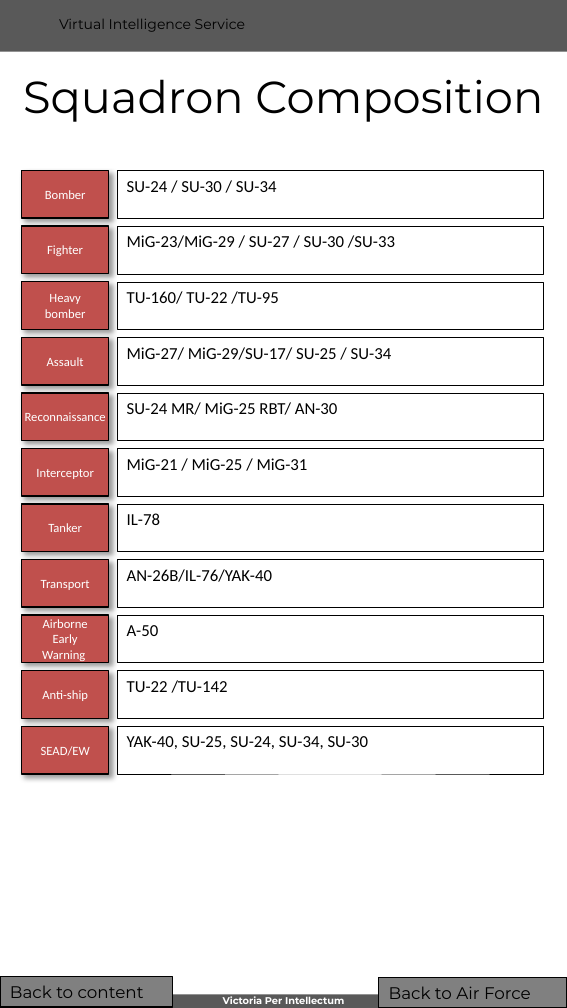
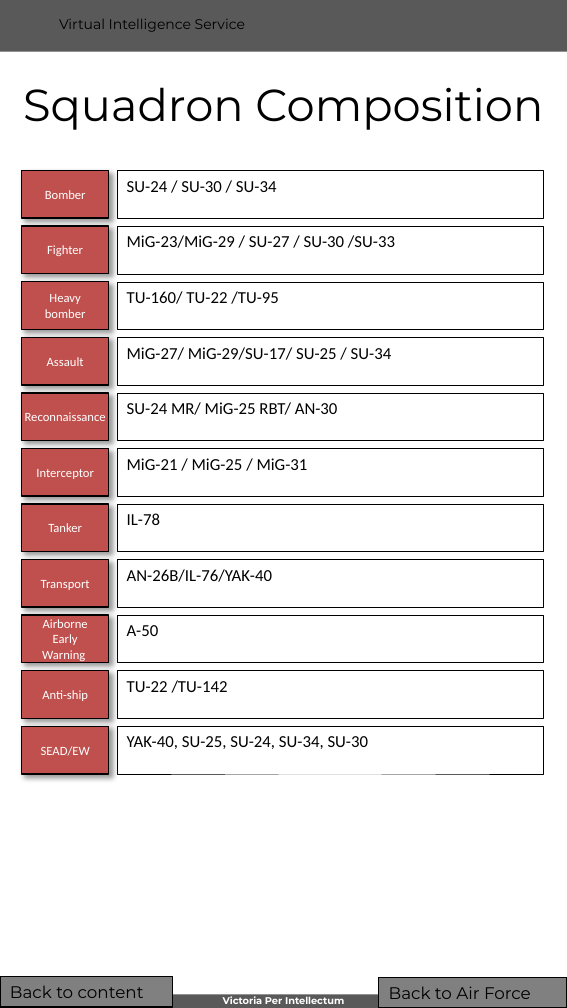
Before and after one commit to 132nd-vWing/VIS, a slide deck: slide 7 of BASIC/WIP/VIS Generic_Order_of_Battle - Air Forces.pptx. Drawn at 567x1008 pixels with LibreOffice and Linux fonts; fonts in the diff are those of the drawing; background and template pictures are left out. Boxes give left, top, right and bottom in pixels: in the first picture for what was removed or moved away, otherwise in the second. Text is boxed around its words. In the diff, an @@ line names an element or a change of style, - is before the commit and + after.

```diff
--- a/BASIC/WIP/VIS Generic_Order_of_Battle - Air Forces.pptx
+++ b/BASIC/WIP/VIS Generic_Order_of_Battle - Air Forces.pptx
@@ title "Squadron Composition": place and size @@
-title "Squadron Composition" at [23, 79, 543, 122]
+title "Squadron Composition" at [23, 87, 543, 130]
```
Also in this commit, not shown: 8 other slides changed, 10 slides removed, 14 other files.
